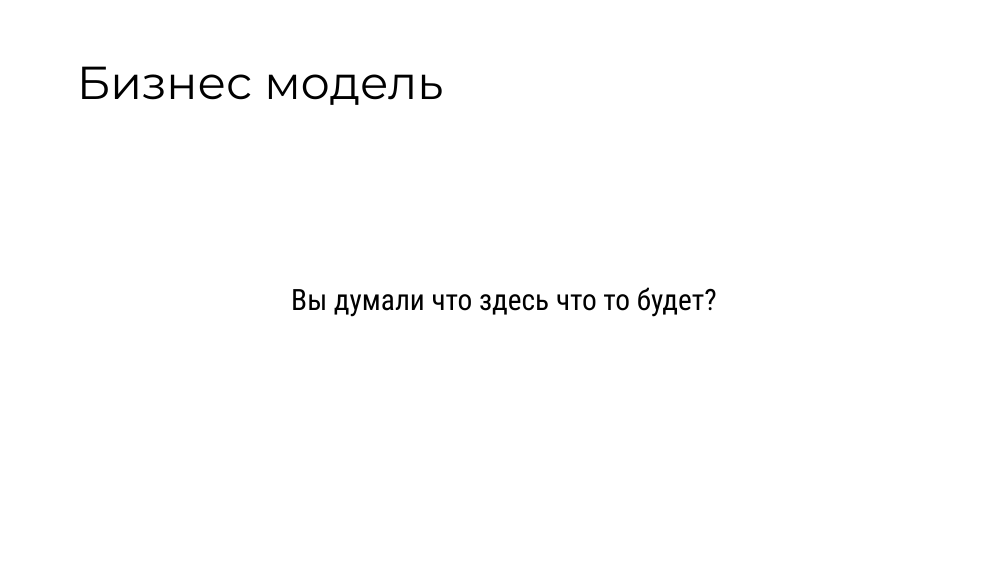
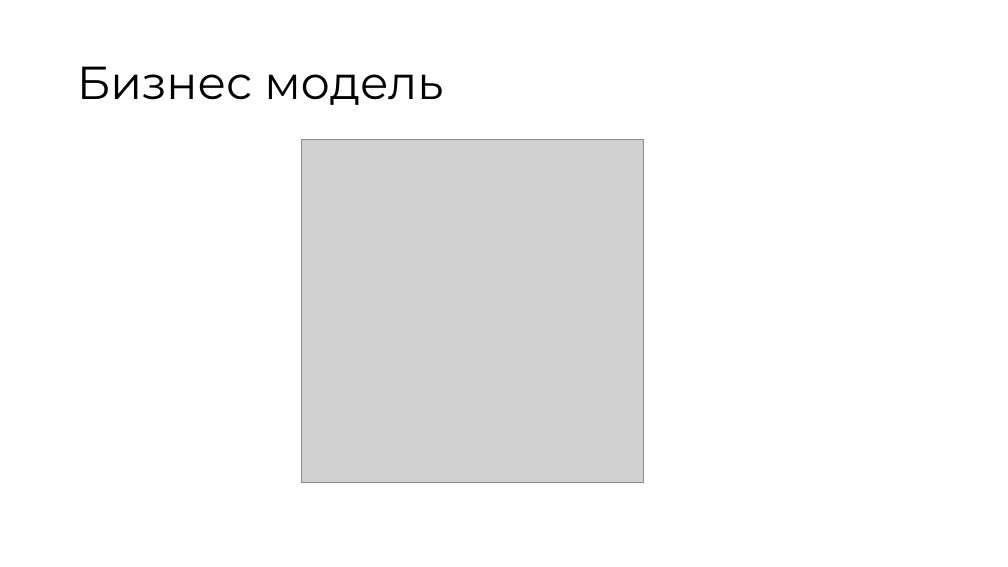
Before and after one commit to EstonaSSR/progect, a slide deck: slide 6 of Презентация к проекту.pptx. Drawn at 1008x567 pixels with LibreOffice and Linux fonts; fonts in the diff are those of the drawing; grey boxes stand for pictures. Boxes give left, top, right and bottom in pixels: in the first picture for what was removed or moved away, otherwise in the second. Text is boxed around its words. In the diff, an @@ line names an element or a change of style, - is before the commit and + after.

```diff
--- a/Презентация к проекту.pptx
+++ b/Презентация к проекту.pptx
@@ picture added at (x1=302, y1=140, x2=644, y2=482) @@
@@ text removed at (x1=291, y1=287, x2=717, y2=317) @@
-Вы думали что здесь что то будет?
```
